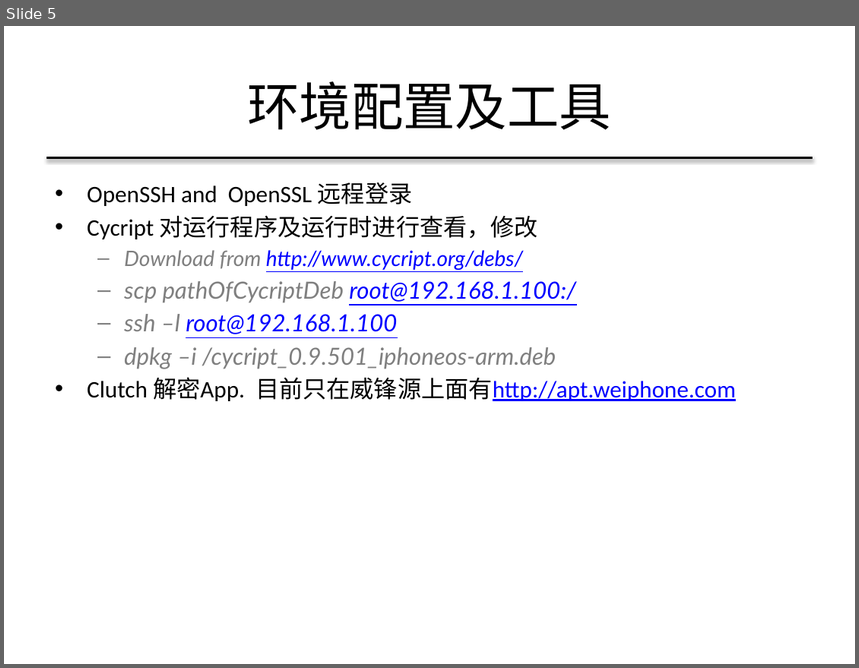
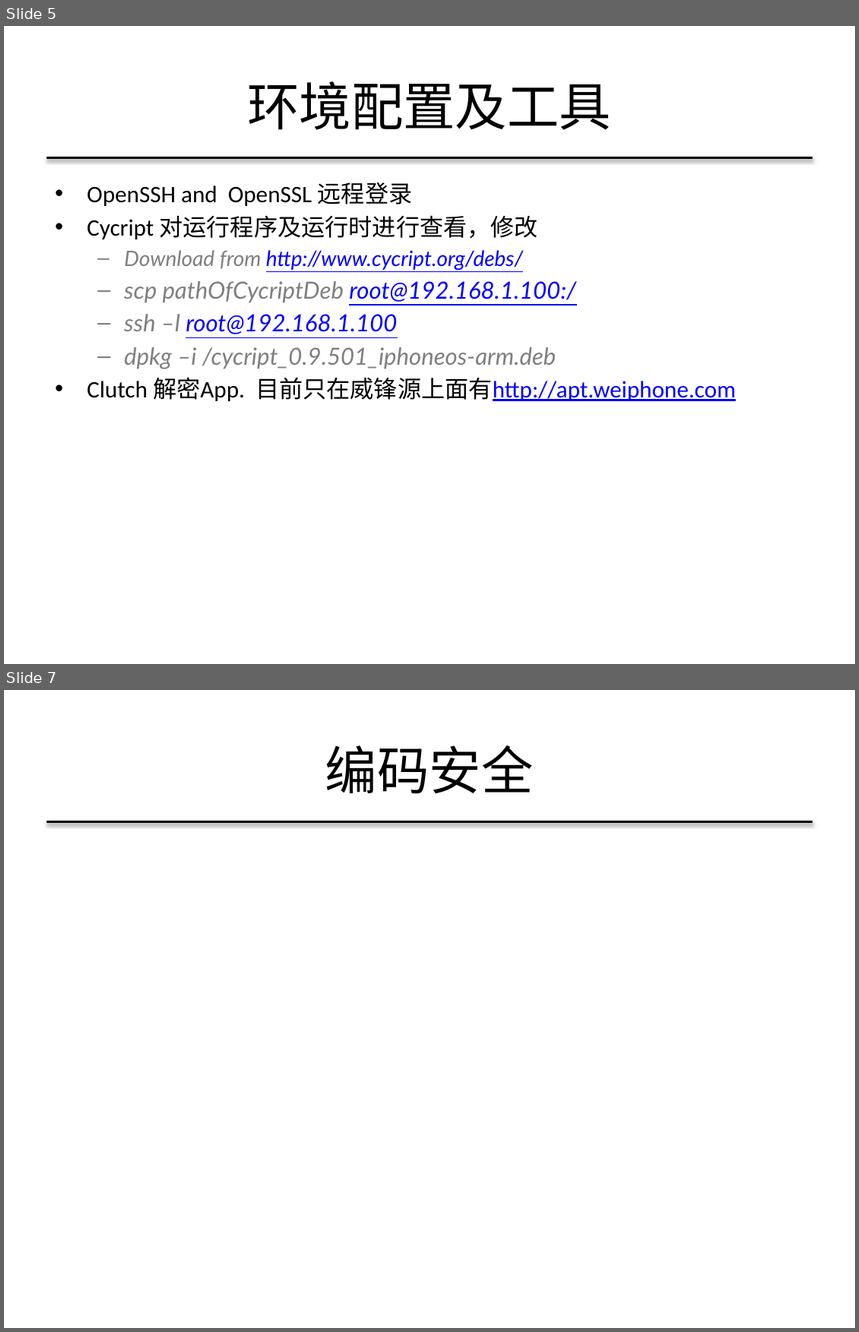
Before and after one commit to csutanyu/iOS-Reverse-Engineering-PPT, a slide deck: iOS逆向工程与安全.pptx. Shown one above the other, each under a label of ours: slide 5 before the commit, slides 5 and 7 after it; the slides between them are not shown. The pictures are 859x668 and 859x1332 pixels, drawn with LibreOffice and Linux fonts; fonts in the diff are those of the drawing. Boxes give left, top, right and bottom in pixels: in the first picture for what was removed or moved away, otherwise in the second. Text is boxed around its words. In the diff, an @@ line names an element or a change of style, - is before the commit and + after.

```diff
--- a/iOS逆向工程与安全.pptx
+++ b/iOS逆向工程与安全.pptx
@@ slide 7 added at (4, 690, 855, 1328), background #FFFFFF; not listed: 1 template element that a slide beside it also shows @@
@@ title added at (325, 745, 534, 793), 44 pt, text #000000 @@
+编码安全
```
Also in this commit, not shown: 2 slides changed, 1 other slide added.
